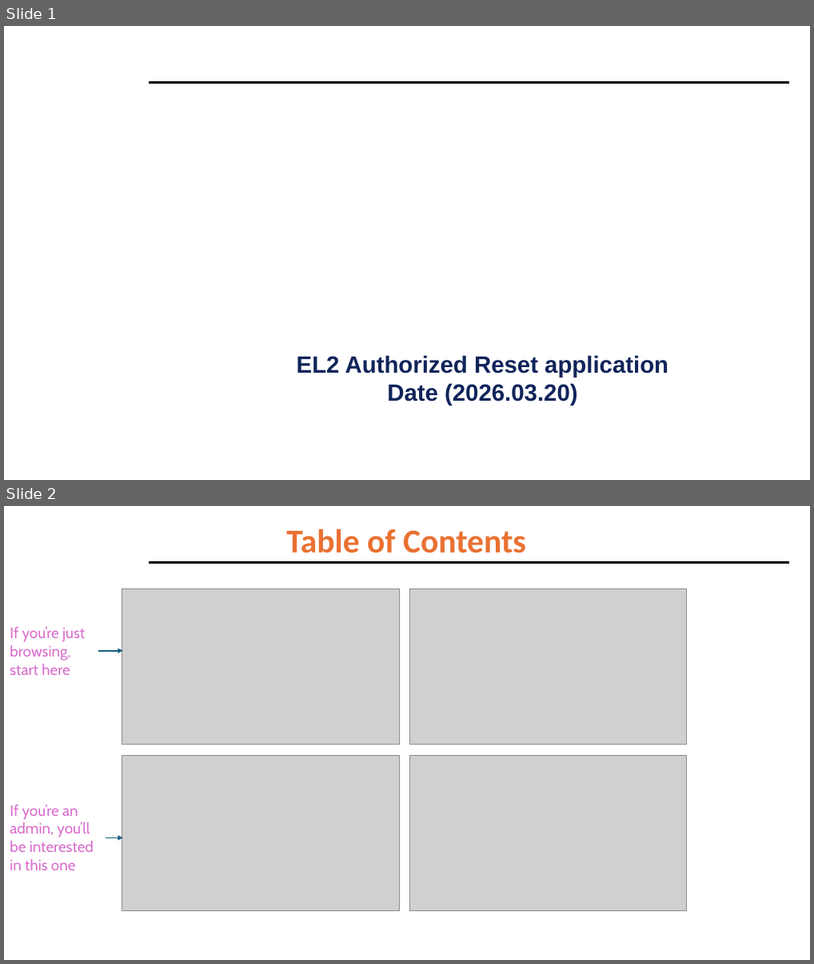
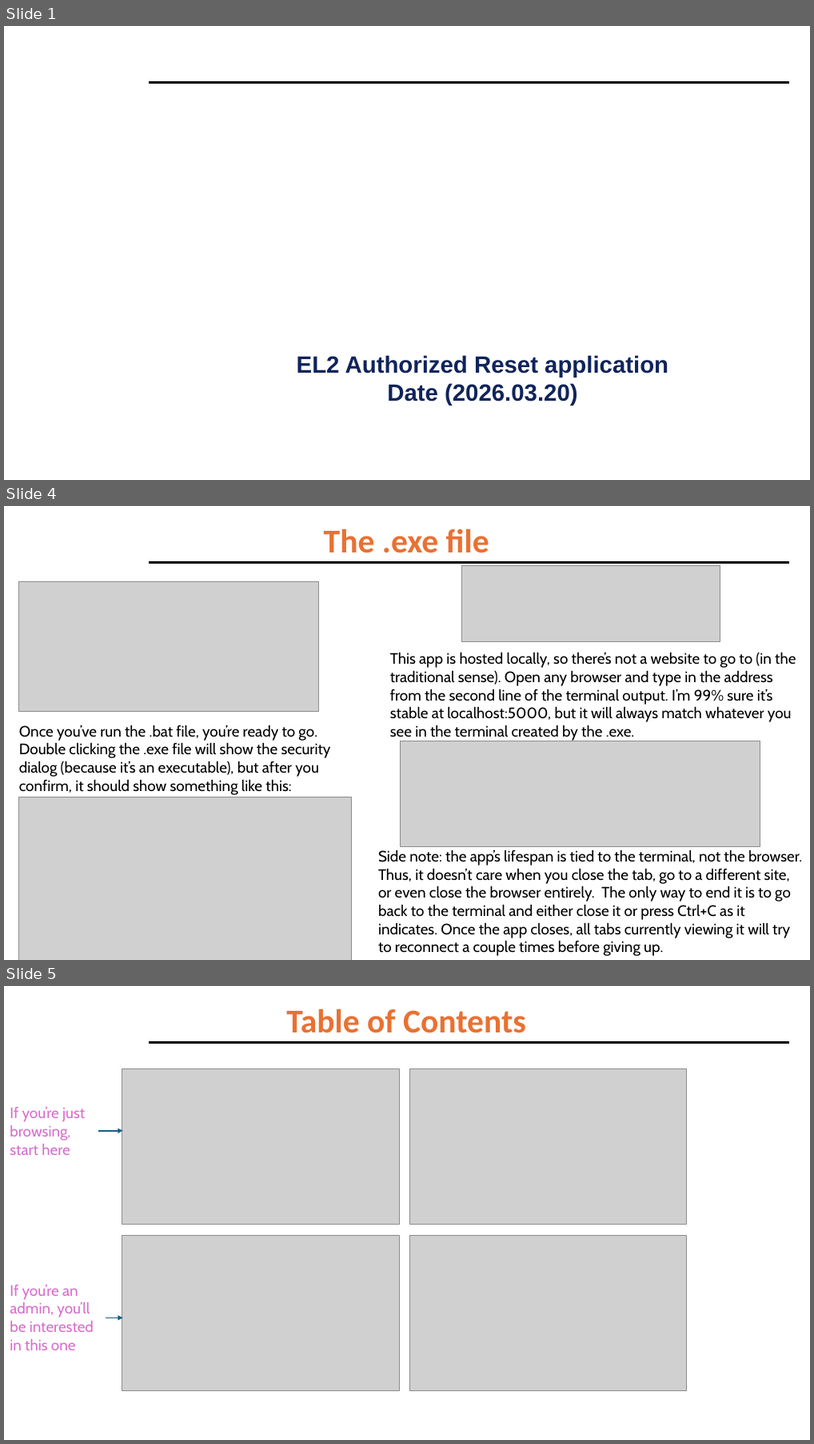
Before and after one commit to eric-mckay-sus/EL2AuthorizedReset, a slide deck: AdminInterface/UserGuide.pptx. Shown one above the other, each under a label of ours: slides 1 and 2 before the commit, slides 1, 4 and 5 after it; the slides between them are not shown. The pictures are 814x964 and 814x1444 pixels, drawn with LibreOffice and Linux fonts; fonts in the diff are those of the drawing; grey boxes stand for pictures; background and template pictures are left out. Boxes give left, top, right and bottom in pixels: in the first picture for what was removed or moved away, otherwise in the second. Text is boxed around its words. In the diff, an @@ line names an element or a change of style, - is before the commit and + after.

```diff
--- a/AdminInterface/UserGuide.pptx
+++ b/AdminInterface/UserGuide.pptx
@@ slide 4 added at [4, 506, 810, 960], background #FFFFFF; not listed: 1 template element that a slide beside it also shows @@
@@ title added at [324, 528, 490, 553], 39.6 pt, text #E97132, bold @@
+The .exe file
@@ picture added at [462, 566, 721, 641] @@
@@ picture added at [19, 581, 319, 711] @@
@@ text added at [390, 652, 796, 740], 18 pt, text #000000 @@
+This app is hosted locally, so there’s not a website to go to (in the traditional sense). Open any browser and type in the address from the second line of the terminal output. I’m 99% sure it’s stable at localhost:5000, but it will always match whatever you see in the terminal created by the .exe.
@@ text added at [19, 724, 331, 795], 18 pt, text #000000 @@
+Once you’ve run the .bat file, you’re ready to go. Double clicking the .exe file will show the security dialog (because it’s an executable), but after you confirm, it should show something like this:
@@ picture added at [400, 740, 761, 847] @@
@@ picture added at [19, 796, 351, 960] @@
@@ text added at [378, 849, 802, 956], 18 pt, text #000000 @@
+Side note: the app’s lifespan is tied to the terminal, not the browser. Thus, it doesn’t care when you close the tab, go to a different site, or even close the browser entirely. The only way to end it is to go back to the terminal and either close it or press Ctrl+C as it indicates. Once the app closes, all tabs currently viewing it will try to reconnect a couple times before giving up.
@@ what was slide 2 is now slide 5 @@
```
Also in this commit, not shown: 2 other slides added, 1 other file.
